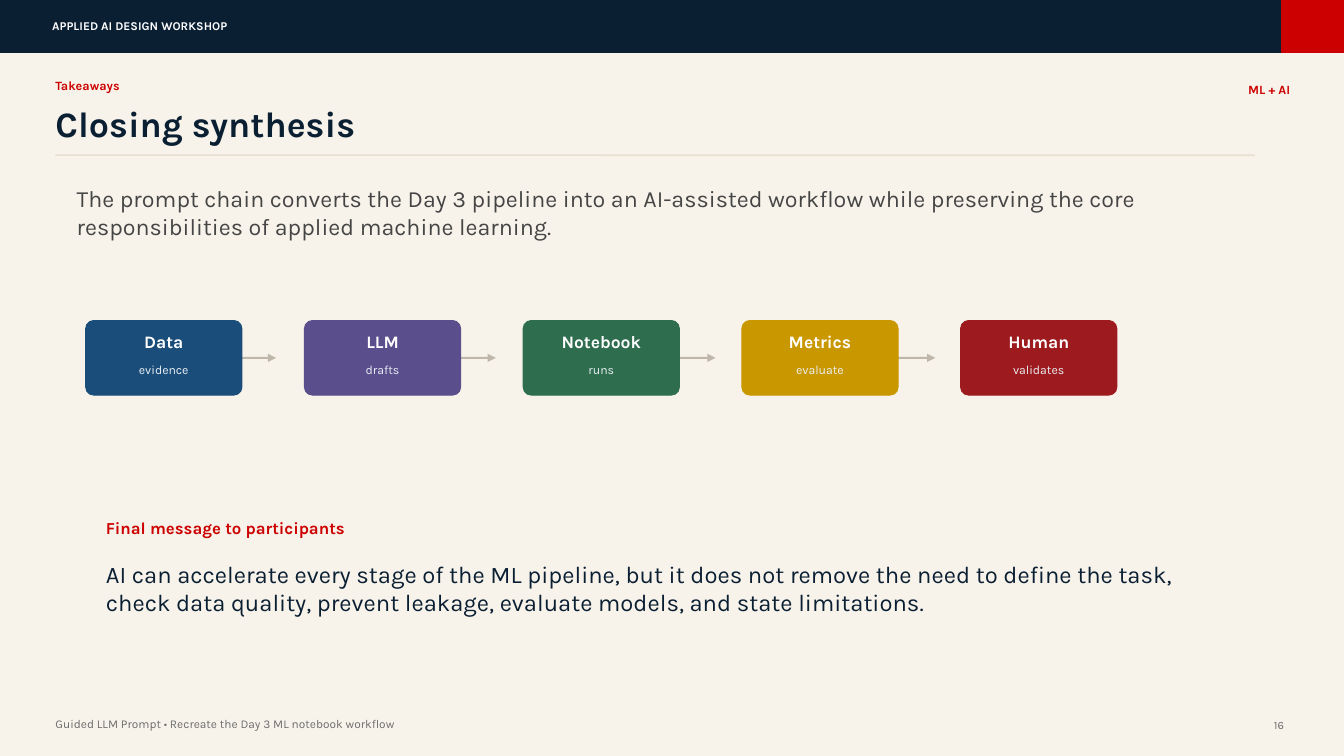
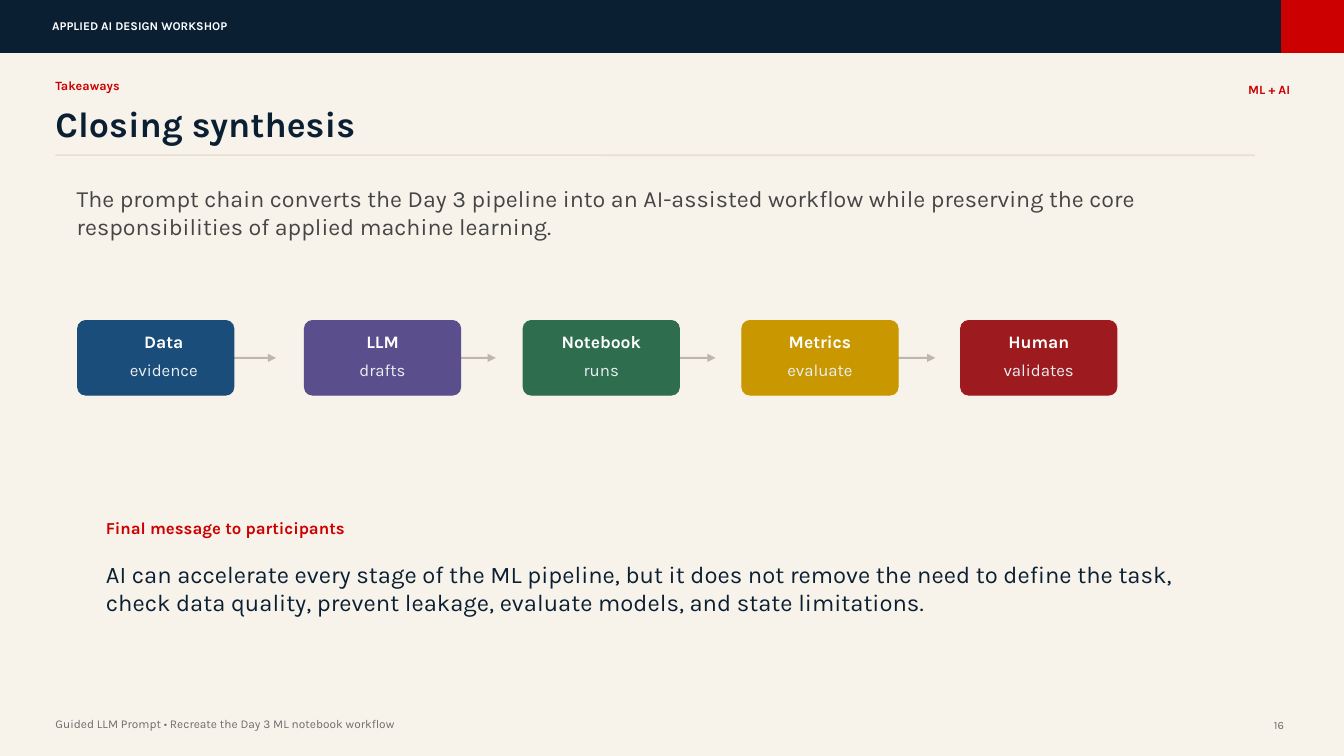
Before and after one commit to farisahmedbhatti123/internal-ml-foundations, a slide deck: slide 16 of presentations/Day 5 - From ML to AI-Enabled Workflows/03_guided_llm_prompt_recreate_ml_notebook.pptx. Drawn at 1344x756 pixels with LibreOffice and Linux fonts; fonts in the diff are those of the drawing; background and template pictures are left out. Boxes give left, top, right and bottom in pixels: in the first picture for what was removed or moved away, otherwise in the second. Text is boxed around its words. In the diff, an @@ line names an element or a change of style, - is before the commit and + after.

```diff
--- a/presentations/Day 5 - From ML to AI-Enabled Workflows/03_guided_llm_prompt_recreate_ml_notebook.pptx
+++ b/presentations/Day 5 - From ML to AI-Enabled Workflows/03_guided_llm_prompt_recreate_ml_notebook.pptx
@@ rounded rectangle moved from (x1=86, y1=321, x2=242, y2=395) to (x1=78, y1=321, x2=234, y2=395) @@
@@ size 8.8 to 12 pt in 5 elements at (x1=130, y1=364, x2=198, y2=376), (x1=359, y1=364, x2=405, y2=376), (x1=584, y1=368, x2=619, y2=376), (x1=787, y1=364, x2=852, y2=376), (x1=1004, y1=364, x2=1074, y2=376) @@
```
Also in this commit, not shown: 1 other slide changed, 11 other files.
